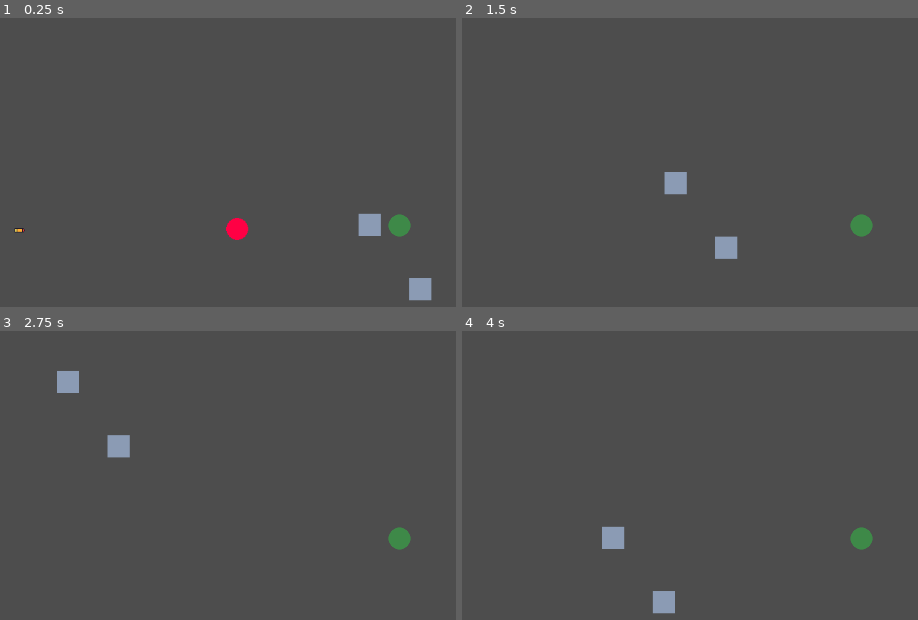
Above: before the commit, frames 1-4 (two rows, left to right).
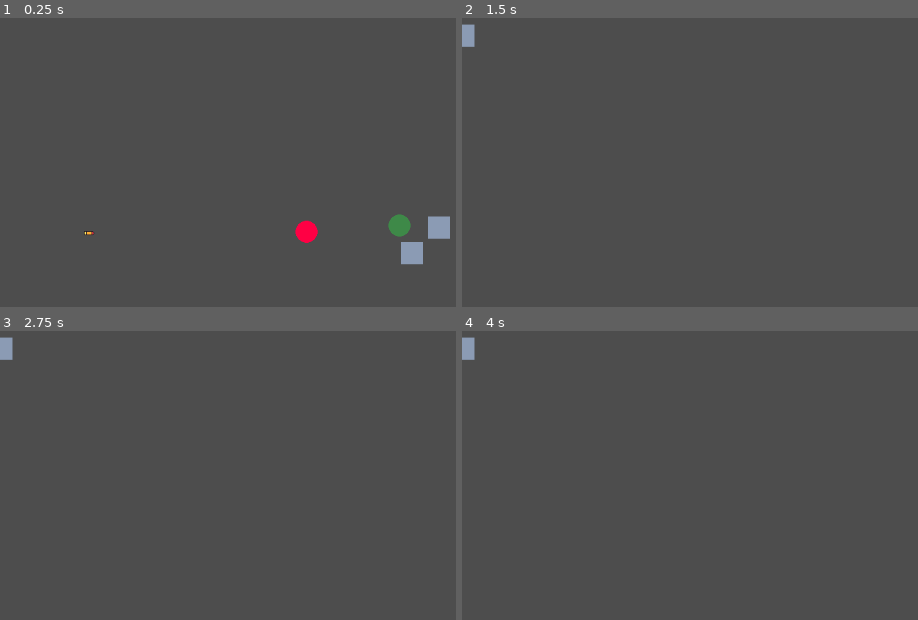
Above: after the commit, the same moments.

Repository: whocares-abt/fast-pace
Game: Godot game, scene res://Scenes/debug_map.tscn
Two runs of this game, one before a commit and one after it. Both use one fixed random seed, a clock stepped at 60 frames per second and the inputs below.
Inputs:
- Up to frame 1 (0.25 s): no input
- Up to frame 2 (1.5 s): tap Enter at 0.5 s; hold D (move_right) 0.53-1.28 s; hold S (move_down) from 1.28 s (still down)
- Up to frame 3 (2.75 s): release S (move_down) at 2.03 s; hold D (move_right) from 2.03 s (still down)
- Up to frame 4 (4 s): release D (move_right) at 2.78 s; hold W (move_up) 2.78-3.53 s; hold A (move_left) from 3.53 s (still down)

The runs differ from the first frame. In frame 1, 2.2% of the frame differs, in the area x 3-99%, y 67-98%; in frame 2, 1.3%; in frame 3, 1.3%; in frame 4, 1.3%.

Commit message:
Updated weapon_stats

Diff:
--- a/Scenes/Combat/bullet.tscn
+++ b/Scenes/Combat/bullet.tscn
@@ -16,7 +16,7 @@
 script = ExtResource("1_h4bvn")
 
 [node name="Hurtbox" parent="." instance=ExtResource("2_2qxdl")]
-hurtbox_owner = "Player"
+hurtbox_owners = Array[String](["Enemy", "Player"])
 
 [node name="CollisionShape2D" type="CollisionShape2D" parent="Hurtbox"]
 rotation = 1.5707964
--- a/Scenes/Combat/weapon.tscn
+++ b/Scenes/Combat/weapon.tscn
@@ -5,4 +5,4 @@
 [node name="Weapon" type="Node2D"]
 script = ExtResource("1_krqjp")
 
-[node name="Sprite2D" type="Sprite2D" parent="."]
+[node name="AnimatedSprite2D" type="AnimatedSprite2D" parent="."]
--- a/Scenes/debug_map.tscn
+++ b/Scenes/debug_map.tscn
@@ -8,7 +8,7 @@
 [node name="DebugMap" type="Node2D"]
 
 [node name="PlayerCharacter" parent="." instance=ExtResource("1_ngmhs")]
-position = Vector2(45, 51)
+position = Vector2(-55, 47)
 
 [node name="Camera2D" type="Camera2D" parent="PlayerCharacter"]
 
@@ -16,7 +16,7 @@
 position = Vector2(2, 50)
 
 [node name="Wall2" parent="." instance=ExtResource("2_jcsea")]
-position = Vector2(75, 143)
+position = Vector2(-37, 87)
 
 [node name="Bullet" parent="." instance=ExtResource("2_o67dp")]
 position = Vector2(-678, 58)
--- a/Scripts/Characters/enemy_character.gd
+++ b/Scripts/Characters/enemy_character.gd
@@ -6,5 +6,5 @@
 	pass
 
 func _on_hitbox_hurtbox_entered(area: Variant) -> void:
-	if (area.hurtbox_owner == "Player"):
+	if ("Player" in area.hurtbox_owners):
 		self.queue_free()
--- a/Scripts/Characters/player_character.gd
+++ b/Scripts/Characters/player_character.gd
@@ -20,5 +20,5 @@
 	move_and_slide()
 
 func _on_hitbox_hurtbox_entered(area: Variant) -> void:
-	if (area.hurtbox_owner == "Enemy"):
+	if ("Enemy" in area.hurtbox_owners):
 		self.queue_free()
--- a/Scripts/Combat/hurtbox.gd
+++ b/Scripts/Combat/hurtbox.gd
@@ -1,6 +1,6 @@
 extends Area2D
 
-@export var hurtbox_owner = ""
+@export var hurtbox_owners : Array[String]
 
-func set_hurtbox_owner(new_owner):
-	hurtbox_owner = new_owner
+func add_hurtbox_owner(new_owner):
+	hurtbox_owners.append(new_owner)
--- a/Scripts/Combat/weapon.gd
+++ b/Scripts/Combat/weapon.gd
@@ -1,11 +1,24 @@
 extends Node2D
 
+var ranged : bool
+var weapon_name : String
+var projectile = preload("res://Scenes/Combat/bullet.tscn")
+
+# Stats for both ranged and melee weapons
+var firing_rate : float
+
+# Stats for ranged weapons
+var projectile_speed : float
+
+var stats : WeaponStats = load("res://Resources/Combat/pistol.tres")
 
 # Called when the node enters the scene tree for the first time.
 func _ready() -> void:
-	pass # Replace with function body.
-
+	pass
 
 # Called every frame. 'delta' is the elapsed time since the previous frame.
 func _process(delta: float) -> void:
 	pass
+
+func attack():
+	pass
--- a/Scripts/Resources/Combat/weapon_stats.gd
+++ b/Scripts/Resources/Combat/weapon_stats.gd
@@ -2,20 +2,23 @@
 extends Resource
 
 @export var ranged : bool
+@export var weapon_name : String
 var projectile : Node2D # Projectile being shot by gun
-@export var texture : Texture2D
+
+# How to parse a texture into an animatedSprite2D?
+# @export var texture : Texture2D
 
 # Stats for both ranged and melee weapons
 @export var firing_rate : float
-@export var damage : float
+#@export var damage : float
 
 # Stats for melee weapons
 # var attack_hitbox : Area2D
 
 # Stats for ranged weapons
-@export var spread : float
+#@export var spread : float
 @export var projectile_speed : float
 
 # Number of bullets shot in one shot and the interval range
-@export var pellet_count : int
-@export var pellet_rate : float # Time between each pellet
+#@export var pellet_count : int
+#@export var pellet_rate : float # Time between each pellet
